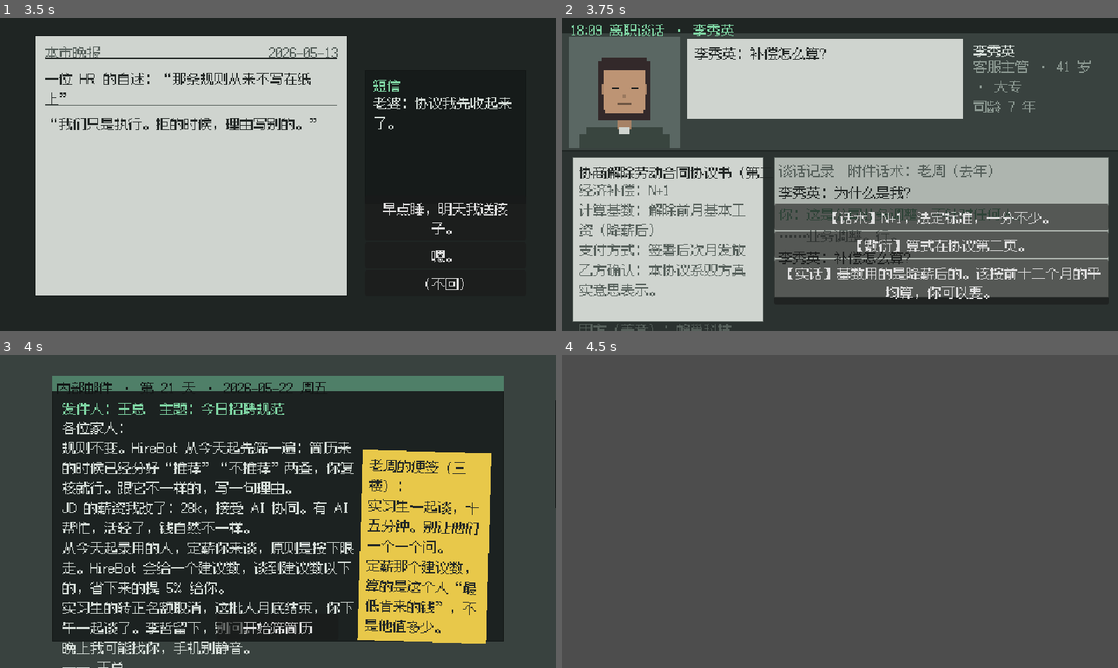
Above: before the commit, frames 1-4 (two rows, left to right).
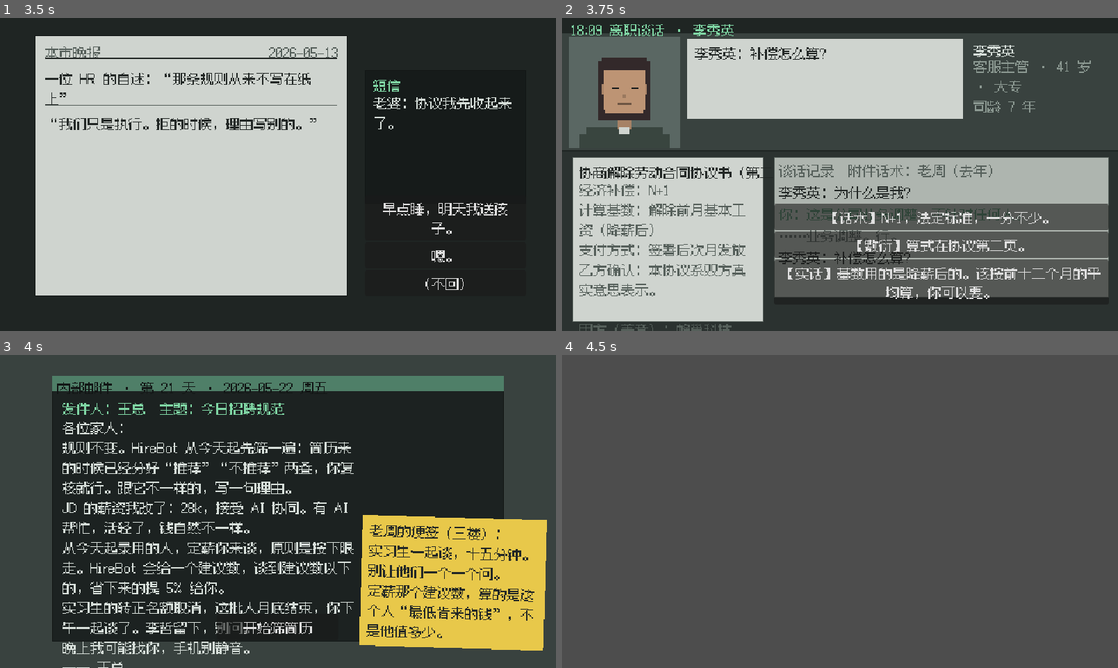
Above: after the commit, the same moments.

Repository: lyujames/hr-exe
Game: Godot game, scene res://tests/Smoke.tscn
Same seed, same stepped clock (60 frames per second), same inputs: the game is played once before the commit and once after it. This scene is started directly instead of the project's main scene.
Inputs (mouse positions are in pixels of both pictures, inside the frame that each line leads up to):
- Up to frame 1 (3.5 s): click "下班" at 0.5 s; click "下一句" at 1.25 s; click "<" at 2 s; tap Enter at 2.75 s; move the mouse to (400, 158) at 2.77 s; click (400, 158) at 2.92 s
- Up to frame 2 (3.75 s): click "早点睡，明天我送孩 子。" at 3.5 s
- Up to frame 3 (4 s): no input
- Up to frame 4 (4.5 s): drag from (728, 527) to (812, 574) at 4.27 s

Frames 1-2 are identical in both runs. In frame 3, 11% of the frame differs, in the area x 64-100%, y 14-95%; in frame 4, nothing differs.

Commit message:
Cut playtest: news push stays after the paper, sticky sits below it
The push slid in under the morning paper and slid away after 3s when a long
sticky covered it, so it only flashed by. It now slides in once the paper or
late-morning scene is closed and stays. The sticky starts below the push;
day 10/17/19 notes trimmed to fit. tests/NoteFit.tscn checks every day.

Co-Authored-By: Claude Opus 5.5 <noreply@anthropic.com>

Diff:
--- a/playtest_cut/game/data/days/day_10.tres
+++ b/playtest_cut/game/data/days/day_10.tres
@@ -30,7 +30,7 @@
 pay = {"base": 160, "per_resume": 15, "per_correct": 5, "per_reason": 0, "chief_bonus": 100, "retention": 150, "retention_days": 4, "retention_deferred": false, "fines": true}
 morning_push = "互联网行业“降本增效”进入第二年"
 boss_mail = "各位家人：\n实习生招满了。实习那几条规矩收起来，三月的 JD 撤了。\n从今天起招程序员：后端开发工程师，JD 在桌上。要即插即用的，进来就能干活。期望薪资超出 JD 的不要。\n另外，公司薪酬结构优化，大家底薪从本月起微调，详见日结单。\n我们是一家人。\n—— 王总"
-coworker_note = "老周的便签：\n社招简历第一页有期望薪资：写区间的看上限，15–20k 就是 20k。\n学历换了说法：社招要本科，成人教育拿到证的算。\n“即插即用”翻第二页，只看最上面那段的职位名，别看他投的什么。\n从这个月起打印机吐的违规单带编号，一天第三次起每张扣钱。\n今天愚人节。看到离谱的简历，别当真，也别不当真。"
+coworker_note = "老周的便签：\n期望薪资写区间的看上限，15–20k 算 20k。\n成人教育拿到证的算本科。\n“即插即用”看第二页最上面那段的职位名，不看他投的什么。\n违规单带编号了，一天第三张起扣钱。今天愚人节，离谱的简历别当真，也别不当真。"
 bills = [{"id": "tutoring", "label": "孩子英语班", "amount": 60}, {"id": "coding", "label": "孩子编程班", "amount": 40}]
 headline = "大厂校招缩减，社招要求“即插即用”"
 news_body = "某招聘平台称：企业更愿意为“来了就能干”的人付钱。“没人有空带新人。”"
--- a/playtest_cut/game/data/days/day_17.tres
+++ b/playtest_cut/game/data/days/day_17.tres
@@ -29,7 +29,7 @@
 hirebot = 1
 morning_push = "节后首个工作日，多家公司宣布“AI 优先”：新增岗位须先证明“AI 做不了”"
 boss_mail = "各位家人：\n五一过完了，降本增效进入第二阶段。程序员 HC 减半，空出来的活交给“码力”。\n从今天起只招一个岗：高级全栈工程师，JD 在桌上。前端、后端、运维一个人包，本岗位不配初级工程师。\n要求就两条：工作满 10 年；1996 年以后出生。要老手的经验，也要年轻人的身体。别跟我说这两条打架，市场上有的是人。\n初筛系统升级了，现在叫 HireBot，每份简历上给一句建议。它是来帮你的。\n共克时艰，全员底薪下调 20%，详见日结单。\n我们是一家人。\n—— 王总"
-coworker_note = "老周的便签（三楼）：\n年限看第一页，“含实习”“含兼职”的不算。年龄看身份证，1996 年及以后。\n两条都够的人，十七八岁就上班了。你翻翻学历那一栏，就知道是哪些人。\n四月那条还在：成人教育拿到证的算本科。\n三楼的名单今天下去了，第一批。不是我定的，表是我填的。"
+coworker_note = "老周的便签（三楼）：\n年限看第一页，含实习、含兼职的不算；年龄看身份证，1996 年及以后。\n两条都够的，十七八岁就上班了。\n成人教育的证照样算本科。\n三楼的名单下去了。表是我填的。"
 bills = [{"id": "tutor_1v1", "label": "孩子英语一对一", "amount": 60}, {"id": "ai_class", "label": "AI 创想课", "amount": 30}, {"id": "meds", "label": "父亲药费", "amount": 40}]
 desk_texts = [{"id": "t17_1", "at": 560, "text": "老婆：节后第一天，公司群里一上午没人说话。", "replies": [{"key": "warm", "label": "没事，有我。" …(252 unchanged characters)…
 home_scene = [{"text": "18:00 准点下班。这个月唯一一次。"}, {"text": "到家 18:50。孩子在门口等你。"}, {"text": "孩子：编程班改名了，叫 AI 创想课。老师说以后不用学写代码了 …(301 unchanged characters)…
--- a/playtest_cut/game/data/days/day_19.tres
+++ b/playtest_cut/game/data/days/day_19.tres
@@ -25,7 +25,7 @@
 story_slot = 3
 morning_push = "调查称超六成女性求职时被问婚育；企业回应：“只是了解情况”"
 boss_mail = "各位家人：\n这条不往手册里写，你心里有数：已婚未育的女同志，这个岗先不考虑。高级岗一请产假就是半年，项目等不起。现在简历上都有“婚育状况”一栏，照着看。拒的时候理由写别的。\n今天的谈话一场。\n—— 王总"
-coworker_note = "老周的便签（三楼）：\n这条我没抄进手册，你在手册里找不到它。\n只看“已婚未育”四个字。“未婚”“已婚已育”不在这条里。\n拒绝理由里没有这一条，你得另挑一句。\n王总那封邮件，我要是你，就打一份出来，放抽屉最里面。我什么都没看见。"
+coworker_note = "老周的便签（三楼）：\n这条我没抄进手册。\n只看“已婚未育”四个字。“未婚”“已婚已育”不在这条里。\n拒绝理由里没有这一条，你得另挑一句。\n王总那封邮件，我要是你，就打一份出来，放抽屉最里面。我什么都没看见。"
 bills = [{"id": "tutor_1v1", "label": "孩子英语一对一", "amount": 60}, {"id": "ai_class", "label": "AI 创想课", "amount": 30}, {"id": "meds", "label": "父亲药费", "amount": 40}]
 exit_talks = [{"id": "own_hire", "criteria": "“学历不达标”", "female": false, "variants": [{"when": "story:story_chenmo_1:hi …(1264 unchanged characters)…
 candidate_ask = ExtResource("ask19")
--- a/playtest_cut/game/scripts/screens/MailScreen.gd
+++ b/playtest_cut/game/scripts/screens/MailScreen.gd
@@ -1,6 +1,10 @@
 extends Control
 
 signal finished
+
+
+## 便签底边最低到这里（显示器下框之上，留出便签斜贴多出来的几像素）
+const NOTE_BOTTOM := 322.0
 
 
 func _ready() -> void:
@@ -21,28 +25,30 @@
 	if ps != "":
 		mail += "\n" + ps
 	UI.label(self, mail, Vector2(72, 72), UI.TEXT, 340)
+	# 早间推送在右上角，一直留着；便签贴在推送下面，不压它
+	var push: Panel = _make_push(cfg.morning_push) if cfg.morning_push != "" else null
+	var top := 150.0
+	if push:
+		top = maxf(top, push.position.y + push.size.y + 8.0)
 	# 便签高度跟着字数走：先放字，再按行数撑开底下的黄纸
-	var sticky := UI.panel(self, Rect2(418, 150, 148, 118), Color("e9ebe6") if cfg.note_printed else UI.YELLOW)
+	var sticky := UI.panel(self, Rect2(418, top, 148, 118), Color("e9ebe6") if cfg.note_printed else UI.YELLOW)
 	sticky.rotation = 0.03
-	var note := UI.label(self, cfg.coworker_note, Vector2(426, 156), UI.INK, 132)
+	var note := UI.label(self, cfg.coworker_note, Vector2(426, top + 6), UI.INK, 132)
 	note.rotation = 0.03
 	# 刚建的 Label 还没排版，size.y 不准：按行数算高度
 	var note_h := note.get_line_count() * (note.get_line_height() + 1) + 12.0
 	# 太长的便签往右加宽，贴出显示器边上：像素字不能再缩小
-	if note_h > 328.0 - 50.0:
+	if top + note_h > NOTE_BOTTOM:
 		note.custom_minimum_size.x = 196
 		note.size = Vector2(196, 0)
 		sticky.size.x = 212
 		note_h = note.get_line_count() * (note.get_line_height() + 1) + 12.0
 	sticky.size.y = maxf(118.0, note_h)
-	# 便签太长、底边出了屏幕：整张往上挪，压住推送；推送几秒后自己收走
-	var lift := minf(sticky.position.y + sticky.size.y - 328.0, sticky.position.y - 50.0)
-	var covers_push := lift > 0.0
-	if covers_push:
+	# 没有推送时还嫌长：整张往上挪（最高到邮件标题那一行）
+	var lift := minf(sticky.position.y + sticky.size.y - NOTE_BOTTOM, sticky.position.y - 50.0)
+	if lift > 0.0 and push == null:
 		sticky.position.y -= lift
 		note.position.y -= lift
-	if cfg.morning_push != "":
-		_show_push(cfg.morning_push, covers_push)
 	UI.button(self, "开始筛简历", Rect2(250, 298, 140, 24), finished.emit)
 	# 能打印的邮件：打一份出来，放进抽屉最里面（证据，第四个月交不交出去）
 	if cfg.mail_print != "":
@@ -57,14 +63,17 @@
 			print_button.disabled = true
 			UI.label(self, "打印件折了两折，放进抽屉最里面。", Vector2(144, 302), UI.TEXT_DIM))
 	# 砍减版：昨天的晚报挪到早上，先看报再看邮件（晚到的早上，家里那一幕盖在报纸上面）
+	var covers: Array[Control] = []
 	if not GameState.paper.is_empty() and GameState.paper.get("date", "") != GameState.today:
-		_show_paper(GameState.paper)
+		covers.append(_show_paper(GameState.paper))
 	if not GameState.late_today.is_empty():
-		_show_morning()
+		covers.append(_show_morning())
+	if push:
+		_slide_in(push, covers)
 
 
 ## 早上的报纸：昨天晚上那份。看完收起来，底下是今天的邮件。
-func _show_paper(p: Dictionary) -> void:
+func _show_paper(p: Dictionary) -> Control:
 	var cover := UI.panel(self, Rect2(0, 0, 640, 360), UI.DESK_DARK)
 	UI.panel(cover, Rect2(140, 20, 360, 296), UI.PAPER, UI.BLACK)
 	UI.label(cover, "本市晚报", Vector2(152, 28), UI.INK_SOFT)
@@ -75,10 +84,11 @@
 	UI.label(cover, str(p.get("body", "")), Vector2(152, 110), UI.INK, 336)
 	UI.label(cover, "昨天的晚报，早饭桌上翻了翻。", Vector2(140, 324), UI.TEXT_DIM)
 	UI.button(cover, "看邮件", Rect2(390, 328, 110, 24), cover.queue_free)
+	return cover
 
 
 ## 晚到的早上：先是家里那一幕，进公司时邮件早就躺在收件箱里了。
-func _show_morning() -> void:
+func _show_morning() -> Control:
 	var cover := UI.panel(self, Rect2(0, 0, 640, 360), UI.DESK_DARK)
 	var d := DateUtil.parse(GameState.today)
 	UI.label(cover, "%d 月 %d 日（%s），早上" % [d.y, d.z, DateUtil.weekday(GameState.today)], Vector2(40, 18), UI.GREEN)
@@ -86,18 +96,27 @@
 	# 早上那段不超过五六行，到公司那句压在下面固定的位置
 	UI.label(cover, "你到公司，%s。早上那几个钟头的简历没看成，迟到按小时扣钱。" % GameState.arrival_time(), Vector2(40, 200), UI.YELLOW, 560)
 	UI.button(cover, "进公司", Rect2(484, 328, 110, 24), cover.queue_free)
+	return cover
 
 
-## 早间推送：手机从右边滑进来，标题预告今天的新规则。
-func _show_push(text: String, fade := false) -> void:
-	var phone := UI.panel(self, Rect2(418, 52, 148, 60), Color("161b1a"), UI.BLACK)
+## 早间推送：手机框，标题预告今天的新规则。先藏在屏幕右边外面。
+func _make_push(text: String) -> Panel:
+	var phone := UI.panel(self, Rect2(640, 52, 148, 60), Color("161b1a"), UI.BLACK)
 	UI.label(phone, "07:42　新闻推送", Vector2(8, 6), UI.GREEN_DIM)
 	var body := UI.label(phone, text, Vector2(8, 24), UI.TEXT, 132)
 	# 标题长了折三四行：框跟着字撑高，底下留一点边
 	phone.size.y = maxf(60.0, 24.0 + body.get_line_count() * (body.get_line_height() + 1) + 8.0)
-	var tween := create_tween()
-	tween.tween_property(phone, "position:x", 418.0, 0.3).from(640.0).set_trans(Tween.TRANS_QUAD)
-	if fade:
-		# 底下压着便签：看几秒就滑走
-		tween.tween_interval(3.0)
-		tween.tween_property(phone, "position:x", 640.0, 0.3).set_trans(Tween.TRANS_QUAD)
+	return phone
+
+
+## 报纸、早上那一幕都收起来以后，推送才从右边滑进来，然后一直留着。
+func _slide_in(phone: Panel, covers: Array[Control]) -> void:
+	for c: Control in covers:
+		if is_instance_valid(c):
+			await c.tree_exited
+	if not is_inside_tree():
+		return
+	await get_tree().create_timer(0.2).timeout
+	if not is_instance_valid(phone):
+		return
+	create_tween().tween_property(phone, "position:x", 418.0, 0.3).set_trans(Tween.TRANS_QUAD)
--- /dev/null
+++ b/playtest_cut/game/tests/NoteFit.tscn
@@ -0,0 +1,10 @@
+[gd_scene load_steps=2 format=3]
+
+[ext_resource type="Script" path="res://tests/note_fit.gd" id="1"]
+
+[node name="NoteFit" type="Control"]
+layout_mode = 3
+anchors_preset = 15
+anchor_right = 1.0
+anchor_bottom = 1.0
+script = ExtResource("1")
--- /dev/null
+++ b/playtest_cut/game/tests/note_fit.gd
@@ -0,0 +1,35 @@
+extends Control
+## 排版检查：每天的邮件屏，便签不出显示器下框、不压早间推送。
+## Godot --path . res://tests/NoteFit.tscn（带 --shots 每天存一张 user://shots/note_*.png）
+func _ready() -> void:
+	theme = UI.theme()
+	var gs = get_node("/root/GameState")
+	gs.new_game(1, 1)
+	var bad := 0
+	for d in range(1, 24):
+		gs.day = d
+		gs.begin_day()
+		gs.paper = {}
+		gs.late_today = {}
+		var mail: Control = load("res://scenes/MailScreen.tscn").instantiate()
+		add_child(mail)
+		await get_tree().process_frame
+		var sticky: Rect2
+		var push: Rect2
+		for c in mail.get_children():
+			if c is Panel and c.rotation != 0.0:
+				sticky = Rect2(c.position, c.size)
+			elif c is Panel and c.position.y == 52.0:
+				push = Rect2(Vector2(418, 52), c.size)
+		var ok: bool = sticky.end.y <= mail.NOTE_BOTTOM and (push.size == Vector2.ZERO or not push.intersects(sticky))
+		if not ok:
+			bad += 1
+		print("第 %d 天 便签 %s 推送 %s %s" % [d, sticky, push, "OK" if ok else "<<< 出界/压推送"])
+		if "--shots" in OS.get_cmdline_user_args():
+			await get_tree().create_timer(0.5).timeout
+			DirAccess.make_dir_recursive_absolute("user://shots/")
+			get_viewport().get_texture().get_image().save_png("user://shots/note_%02d.png" % d)
+		mail.queue_free()
+		await get_tree().process_frame
+	print("不合格 %d 天" % bad)
+	get_tree().quit(bad)
